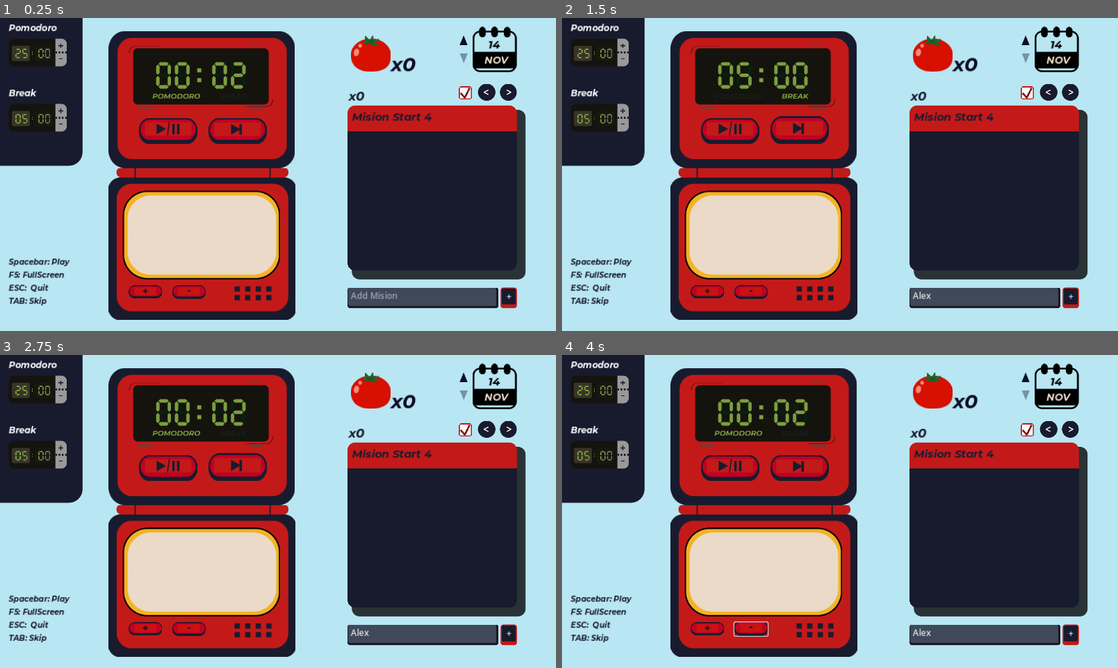
Above: before the commit, frames 1-4 (two rows, left to right).
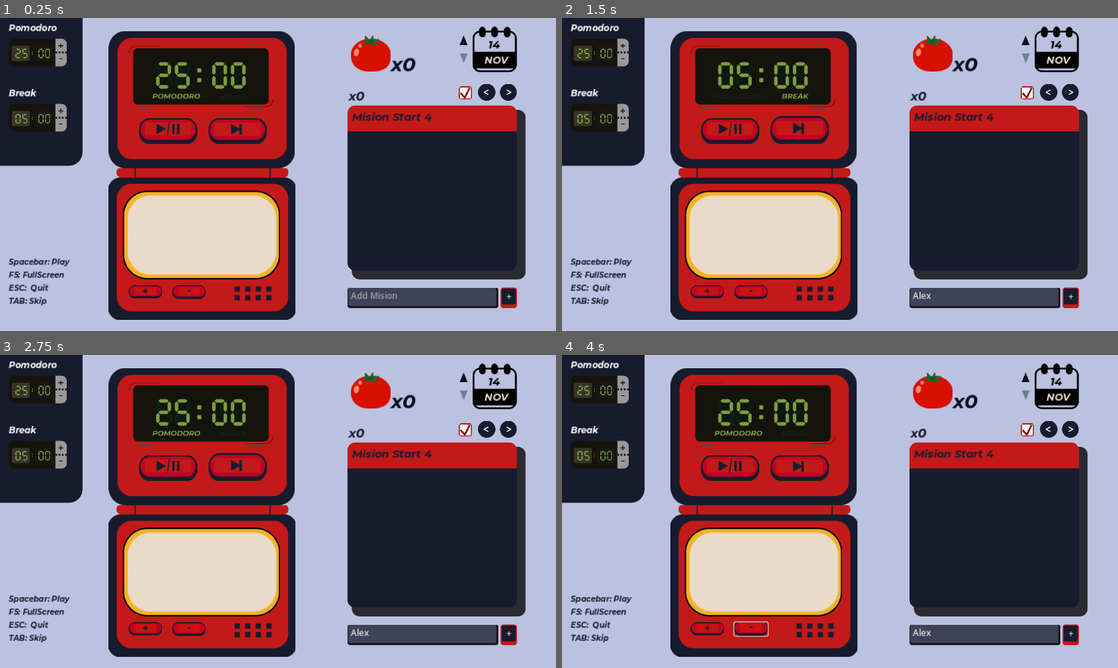
Above: after the commit, the same moments.

Repository: JesusRoberto64/PomoTempo-app
Game: Godot game, scene res://Escenas/Screens/main_screen.tscn
Two runs of this game, one before a commit and one after it. Both use one fixed random seed, a clock stepped at 60 frames per second and the inputs below. Before the commit the project starts from res://Escenas/Protocols/boot_loader.tscn.
Inputs (mouse positions are in pixels of both pictures, inside the frame that each line leads up to):
- Up to frame 1 (0.25 s): no input
- Up to frame 2 (1.5 s): click (984, 296) at 0.52 s; type "Alex" at 0.6 s; click (801, 130) at 1.25 s
- Up to frame 3 (2.75 s): click (239, 467) at 2 s
- Up to frame 4 (4 s): click (706, 630) at 2.75 s; click (751, 630) at 3.5 s

The runs differ from the first frame. In frame 1, 41% of the frame differs, in the area x 0-100%, y 0-100%; in frame 2, 40%; in frame 3, 41%; in frame 4, 41%.

Commit message:
antes de borrar la base de datos, pervenir crash

Diff:
--- a/godot-frtn/Escenas/Display/alarm.tscn
+++ b/godot-frtn/Escenas/Display/alarm.tscn
@@ -9,9 +9,6 @@
 [ext_resource type="AudioStream" uid="uid://cnoxun8vpt3su" path="res://Recursos/Sound/1_sfxr.wav" id="4_vyayn"]
 [ext_resource type="AudioStream" uid="uid://caki3pmhtkfyq" path="res://Recursos/Sound/alarm_gb.wav" id="8_4mox5"]
 
-[sub_resource type="StyleBoxTexture" id="StyleBoxTexture_1ydu6"]
-texture = ExtResource("3_5mfua")
-
 [sub_resource type="StyleBoxTexture" id="StyleBoxTexture_l4el2"]
 content_margin_bottom = 21.0
 texture = ExtResource("3_5mfua")
@@ -21,8 +18,8 @@
 texture = ExtResource("3_5mfua")
 modulate_color = Color(0.243137, 0.243137, 0.243137, 1)
 
-[sub_resource type="StyleBoxTexture" id="StyleBoxTexture_1hh0s"]
-texture = ExtResource("3_ljhil")
+[sub_resource type="StyleBoxTexture" id="StyleBoxTexture_1ydu6"]
+texture = ExtResource("3_5mfua")
 
 [sub_resource type="StyleBoxTexture" id="StyleBoxTexture_8dtjq"]
 content_margin_bottom = 21.0
@@ -32,6 +29,9 @@
 [sub_resource type="StyleBoxTexture" id="StyleBoxTexture_tge7i"]
 texture = ExtResource("3_ljhil")
 modulate_color = Color(0.243137, 0.243137, 0.243137, 1)
+
+[sub_resource type="StyleBoxTexture" id="StyleBoxTexture_1hh0s"]
+texture = ExtResource("3_ljhil")
 
 [sub_resource type="Animation" id="Animation_w256x"]
 length = 0.001
--- a/godot-frtn/Escenas/Display/pomodoro.tscn
+++ b/godot-frtn/Escenas/Display/pomodoro.tscn
@@ -10,8 +10,7 @@
 [ext_resource type="Texture2D" uid="uid://bputo5oo416iw" path="res://Recursos/Sprites/break_pomodoro.png" id="5_oarlh"]
 [ext_resource type="Texture2D" uid="uid://cfo0464hibmiy" path="res://Recursos/Sprites/play_pause.png" id="6_xknxt"]
 
-[sub_resource type="StyleBoxTexture" id="StyleBoxTexture_u52i0"]
-texture = ExtResource("6_xknxt")
+[sub_resource type="StyleBoxEmpty" id="StyleBoxEmpty_uecyu"]
 
 [sub_resource type="StyleBoxTexture" id="StyleBoxTexture_vq8kp"]
 content_margin_bottom = 11.0
@@ -22,10 +21,10 @@
 texture = ExtResource("6_xknxt")
 modulate_color = Color(0.244776, 0.244776, 0.244776, 1)
 
-[sub_resource type="StyleBoxEmpty" id="StyleBoxEmpty_uecyu"]
+[sub_resource type="StyleBoxTexture" id="StyleBoxTexture_u52i0"]
+texture = ExtResource("6_xknxt")
 
-[sub_resource type="StyleBoxTexture" id="StyleBoxTexture_a10bn"]
-texture = ExtResource("5_f4w5r")
+[sub_resource type="StyleBoxEmpty" id="StyleBoxEmpty_gl5jc"]
 
 [sub_resource type="StyleBoxTexture" id="StyleBoxTexture_ungfl"]
 content_margin_bottom = 11.0
@@ -36,7 +35,8 @@
 texture = ExtResource("5_f4w5r")
 modulate_color = Color(0.244776, 0.244776, 0.244776, 1)
 
-[sub_resource type="StyleBoxEmpty" id="StyleBoxEmpty_gl5jc"]
+[sub_resource type="StyleBoxTexture" id="StyleBoxTexture_a10bn"]
+texture = ExtResource("5_f4w5r")
 
 [node name="Pomodoro" type="Node2D"]
 script = ExtResource("1_ucvln")
@@ -82,10 +82,10 @@
 offset_right = 163.0
 offset_bottom = 208.0
 focus_mode = 1
-theme_override_styles/normal = SubResource("StyleBoxTexture_u52i0")
+theme_override_styles/focus = SubResource("StyleBoxEmpty_uecyu")
 theme_override_styles/hover = SubResource("StyleBoxTexture_vq8kp")
 theme_override_styles/pressed = SubResource("StyleBoxTexture_fx1f5")
-theme_override_styles/focus = SubResource("StyleBoxEmpty_uecyu")
+theme_override_styles/normal = SubResource("StyleBoxTexture_u52i0")
 toggle_mode = true
 
 [node name="skip" type="Button" parent="."]
@@ -94,10 +94,10 @@
 offset_right = 291.0
 offset_bottom = 208.0
 focus_mode = 1
-theme_override_styles/normal = SubResource("StyleBoxTexture_a10bn")
+theme_override_styles/focus = SubResource("StyleBoxEmpty_gl5jc")
 theme_override_styles/hover = SubResource("StyleBoxTexture_ungfl")
 theme_override_styles/pressed = SubResource("StyleBoxTexture_uppam")
-theme_override_styles/focus = SubResource("StyleBoxEmpty_gl5jc")
+theme_override_styles/normal = SubResource("StyleBoxTexture_a10bn")
 
 [node name="clack" type="AudioStreamPlayer" parent="."]
 stream = ExtResource("3_kj1jx")
--- a/godot-frtn/Escenas/Screens/main_screen.tscn
+++ b/godot-frtn/Escenas/Screens/main_screen.tscn
@@ -721,15 +721,12 @@
 
 [node name="Pomodoro" parent="." instance=ExtResource("1_wi186")]
 position = Vector2(200, 24)
-Pomodoro = 2.0
 
 [node name="Alarm" parent="." instance=ExtResource("2_jbx1w")]
 position = Vector2(200, 276)
 
 [node name="MisionMiniPanel" parent="." instance=ExtResource("4_on8gy")]
 position = Vector2(640, 113)
-misiones = []
-pomoArr = []
 metadata/_edit_horizontal_guides_ = [24.0]
 
 [node name="AddMision" parent="." instance=ExtResource("5_er0ne")]
--- a/godot-frtn/Logica/Client/ParsedClient.gd
+++ b/godot-frtn/Logica/Client/ParsedClient.gd
@@ -15,7 +15,7 @@
 func add_pomodoro_Display(_todayDate: String):
 	var register = Fechas01.registers[_todayDate]
 	register.merge({ "id": register.id, "pomodoro": register.pomodoro + 1 }, true)
-	print(register)
+	return
 	#  On server Here needs to create the record of Fecha and FechaMisionRegistro
 	#  Check if the records already exist so that they are not sent to the server
 
@@ -27,11 +27,12 @@
 		httpClientSend.send_Request("CREATE", "fecha", register.id, newData)
 		await httpClientSend.error_Return
 		var newId = httpClientSend.dataRecived.Id
-		print(newId)
+
 		###
 
 	else:
-		print(httpClientSend.dataRecived)
+		#print(httpClientSend.dataRecived)
+		pass
 
 	#  if is a Mission Selected : create FechaMisionRegistro
 
--- a/godot-frtn/Logica/Client/boot_loader.gd
+++ b/godot-frtn/Logica/Client/boot_loader.gd
@@ -59,9 +59,9 @@
 func get_Data(endpoint: String, process_Func: Callable)-> Dictionary:
 	request.fetch_Data(endpoint)
 	#Rememeber that this await is a reponse from a SIGNAL in declare in request node
-	await request.error_Return
-	if request.error != null:
-		controlMessage.show_Message(request.error)
-		return manageData.set_Generic_Data(endpoint)
+	#await request.error_Return
+	#if request.error != null:
+		#controlMessage.show_Message(request.error)
+		#return manageData.set_Generic_Data(endpoint)
 	#remeber to use .call() func when using a callable functio
 	return process_Func.call(request.data_recived)
--- a/godot-frtn/Logica/Client/client_request.gd
+++ b/godot-frtn/Logica/Client/client_request.gd
@@ -18,7 +18,7 @@
 	var err = json.parse(body_text)
 
 	if err != OK:
-		print("JSON Parse Error: ", json.get_error_message(), " in ", body_text, " at line ", json.get_error_line(), "Response code: ", response_code)
+		#print("JSON Parse Error: ", json.get_error_message(), " in ", body_text, " at line ", json.get_error_line(), "Response code: ", response_code)
 		error = "ERROR: " + json.get_error_message() + " code " + str(response_code)
 		error_Emmit()
 		return
@@ -31,4 +31,5 @@
 	var err = request(url+endPoint)
 
 	if err != OK:
-		print("Error on send")
+		#print("Error on send")
+		pass
--- a/godot-frtn/Logica/Client/http_client_send.gd
+++ b/godot-frtn/Logica/Client/http_client_send.gd
@@ -32,7 +32,7 @@
 	var err = json.parse(body_text)
 
 	if err != OK:
-		print("JSON parse error: ", json.get_error_message(), " in ", body_text, " at line ", json.get_error_line(), " Response code: ", response_code)
+		#print("JSON parse error: ", json.get_error_message(), " in ", body_text, " at line ", json.get_error_line(), " Response code: ", response_code)
 		error = "ERROR: " + json.get_error_message() + " code: " + str(response_code)
 		error_Return.emit()
 		controlMessage.show_Message(error)
--- a/godot-frtn/Logica/Client/manage_data.gd
+++ b/godot-frtn/Logica/Client/manage_data.gd
@@ -43,9 +43,9 @@
 				}
 		"misionregistro":
 			return {
-				1 : { "mision": "Mision Start 4", "pomodoro": 0 },
+				1 : { "mision": "Mision Start 44", "pomodoro": 0 },
 				2 : { "mision": "Eliab y el Círculo del juego", "pomodoro": 0 },
-				3 : { "mision": "ChuyRonin", "pomodoro": 0 }
+				3 : { "mision": "ChuyRonin 77", "pomodoro": 0 }
 				}
 		"fechamisionregistro":
 			return {
--- a/godot-frtn/Logica/DataBaseModels/data_manager.gd
+++ b/godot-frtn/Logica/DataBaseModels/data_manager.gd
@@ -26,7 +26,7 @@
 	Fechas01.registers = resource.fechas
 
 	send_message.emit("Data loaded")
-	print("Data loaded")
+	#print("Data loaded")
 
 func save():
 	var res = data_resourse.new()
--- a/godot-frtn/Logica/DataDisplayer.gd
+++ b/godot-frtn/Logica/DataDisplayer.gd
@@ -18,7 +18,6 @@
 	var body_text = body.get_string_from_utf8()
 	var json = JSON.new()
 	var error = json.parse(body_text)
-	print(response_code)
 	if error != OK:
 		print("JSON Parse Error: ", json.get_error_message(), " in ", body_text, " at line ", json.get_error_line())
 	else:
--- a/godot-frtn/Logica/ServerHttp.gd
+++ b/godot-frtn/Logica/ServerHttp.gd
@@ -43,7 +43,7 @@
 	var body_text = body.get_string_from_utf8()
 	var json = JSON.new()
 	var error = json.parse(body_text)
-	print(response_code)
+	#print(response_code)
 	if error != OK:
 		print("JSON Parse Error: ", json.get_error_message(), " in ", body_text, " at line ", json.get_error_line())
 	else:
--- a/godot-frtn/Logica/main_screen.gd
+++ b/godot-frtn/Logica/main_screen.gd
@@ -23,7 +23,7 @@
 	AddMision.send_Mision.connect(PanelMision.add_Mision)
 	AddMision.on_Text_Edit.connect(keys_blocked)
 
-	PanelMision.on_Add_Mision.connect(Client.create_new_mision)
+	PanelMision.on_Add_Mision.connect(Client.create_new_mision) # DISABLE
 
 	DateDisplay.on_Date_Change.connect(on_Date_Change)
 
@@ -52,10 +52,10 @@
 	PanelMision.refresh_Pomodoros(refreshPomo)
 
 func on_Add_Pomodoro():
-	Client.add_pomodoro_Display(today)
+	#Client.add_pomodoro_Display(today) # Desconectar el client
 	if PanelMision.isMisionSelected:
 		var curretMisionId = get_current_Mision_Id()
-		add_pomodoro_to_mision(curretMisionId)
+		add_pomodoro_to_mision(curretMisionId) # Client call
 	if currentDay != today:
 		currentDay = today
 		update_date_display()
@@ -63,6 +63,7 @@
 		update_pomodoro_display()
 	DataMannager.save()
 
+# Client mission
 func add_pomodoro_to_mision(_misionId: int):
 	Client.add_pomodoro_mision(_misionId)
 	Client.add_pomo_fecha_mision(_misionId)
--- a/godot-frtn/Logica/mision_mini_panel.gd
+++ b/godot-frtn/Logica/mision_mini_panel.gd
@@ -8,10 +8,9 @@
 @onready var forwardBtn = $Forward
 @onready var selectedBtn = $Selected
 
-@export var misiones = ["Misión 1", "Misión 2", "Misión 3",
-						"Misión 4", "Misión 5", "Misión 6"]
+@export var misiones = []
 
-@export var pomoArr = [99,10,0,3,0,0]
+@export var pomoArr = []
 
 var curPanel = 0
 var curMision = 0
@@ -99,6 +98,7 @@
 	set_Pomodoros_Mision(pomoArr[curPanel])
 	on_Add_Mision.emit(_new)
 
+
 func add_Pomodoro():
 	if misiones.size() == 0 or !isMisionSelected:
 		return
--- a/godot-frtn/Logica/state_controller.gd
+++ b/godot-frtn/Logica/state_controller.gd
@@ -36,8 +36,10 @@
 func get_Pomodoro_Today_Arr(_date: String, _client: Node)->Array:
 	var fechas = Fechas01.registers
 	var fechaMision = FechasMisionRegistro.register
+
 	if !fechas.has(_date):
 		_client.create_New_Date(_date)
+
 	var idDay = fechas[_date].id
 	var regiterDay = fechaMision[idDay]
 	return get_pomodoro_array(regiterDay)
--- a/godot-frtn/Recursos/SavedData/save_data_00.tres
+++ b/godot-frtn/Recursos/SavedData/save_data_00.tres
@@ -1,43 +1,44 @@
-[gd_resource type="Resource" load_steps=2 format=3]
+[gd_resource type="Resource" load_steps=2 format=3 uid="uid://b2yb0243cjc7j"]
 
-[ext_resource type="Script" path="res://Logica/DataBaseModels/DataResource.gd" id="1_386vq"]
+[ext_resource type="Script" path="res://Logica/DataBaseModels/DataResource.gd" id="1_hacy0"]
 
 [resource]
-script = ExtResource("1_386vq")
+script = ExtResource("1_hacy0")
 fechas = {
-"2024-09-25": {
+"2024-11-05": {
 "id": 3,
-"pomodoro": 4.0
+"pomodoro": 7
 },
-"2024-09-26": {
+"2024-11-06": {
 "id": 4,
-"pomodoro": 6.0
+"pomodoro": 6
 },
-"2024-09-27": {
+"2024-11-07": {
 "id": 5,
-"pomodoro": 10.0
+"pomodoro": 10
 },
-"2024-11-21": {
+"2026-10-08": {
 "id": 6,
-"pomodoro": 1
+"pomodoro": 0
 }
 }
 fechasMisionRegistro = {
 3: {
-1: 2.0,
-2: 2.0
+1: 2,
+2: 2
 },
 4: {
-2: 3.0,
-3: 3.0
+2: 3,
+3: 3
 },
 5: {
-1: 2.0,
-2: 4.0,
-3: 1.0
+1: 2,
+2: 4,
+3: 1
 },
 6: {
-1: 1
+1: 1,
+4: 1
 }
 }
 misiones = {
@@ -51,20 +52,28 @@
 },
 2: {
 "id": 3,
-"nombre": "ChuyRonin"
+"nombre": "ChuyRonin 66"
+},
+3: {
+"id": 4,
+"nombre": "add"
 }
 }
 misionResgistro = {
 1: {
 "mision": "Mision Start 4",
-"pomodoro": 1.0
+"pomodoro": 1
 },
 2: {
 "mision": "Eliab y el Círculo del juego",
-"pomodoro": 0.0
+"pomodoro": 0
 },
 3: {
 "mision": "ChuyRonin",
-"pomodoro": 0.0
+"pomodoro": 0
+},
+4: {
+"mision": "add",
+"pomodoro": 1
 }
 }
--- a/godot-frtn/project.godot
+++ b/godot-frtn/project.godot
@@ -11,7 +11,7 @@
 [application]
 
 config/name="Godot-frtn"
-run/main_scene="res://Escenas/Protocols/boot_loader.tscn"
+run/main_scene="res://Escenas/Screens/main_screen.tscn"
 config/features=PackedStringArray("4.3", "GL Compatibility")
 config/icon="res://icon.svg"
 
@@ -75,4 +75,4 @@
 
 renderer/rendering_method="gl_compatibility"
 renderer/rendering_method.mobile="gl_compatibility"
-environment/defaults/default_clear_color=Color(0.721442, 0.901184, 0.950791, 1)
+environment/defaults/default_clear_color=Color(0.73178, 0.756259, 0.875188, 1)
Not shown: 1 places in godot-frtn/Escenas/Display/alarm.tscn that only renumber resources
